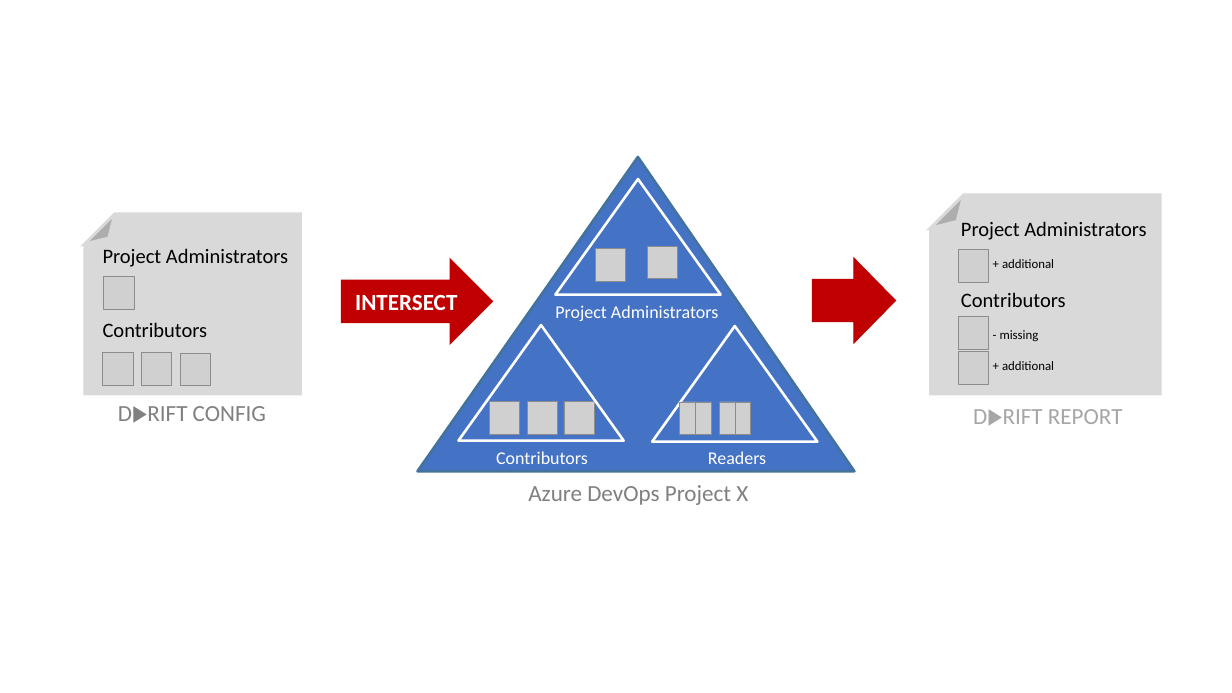
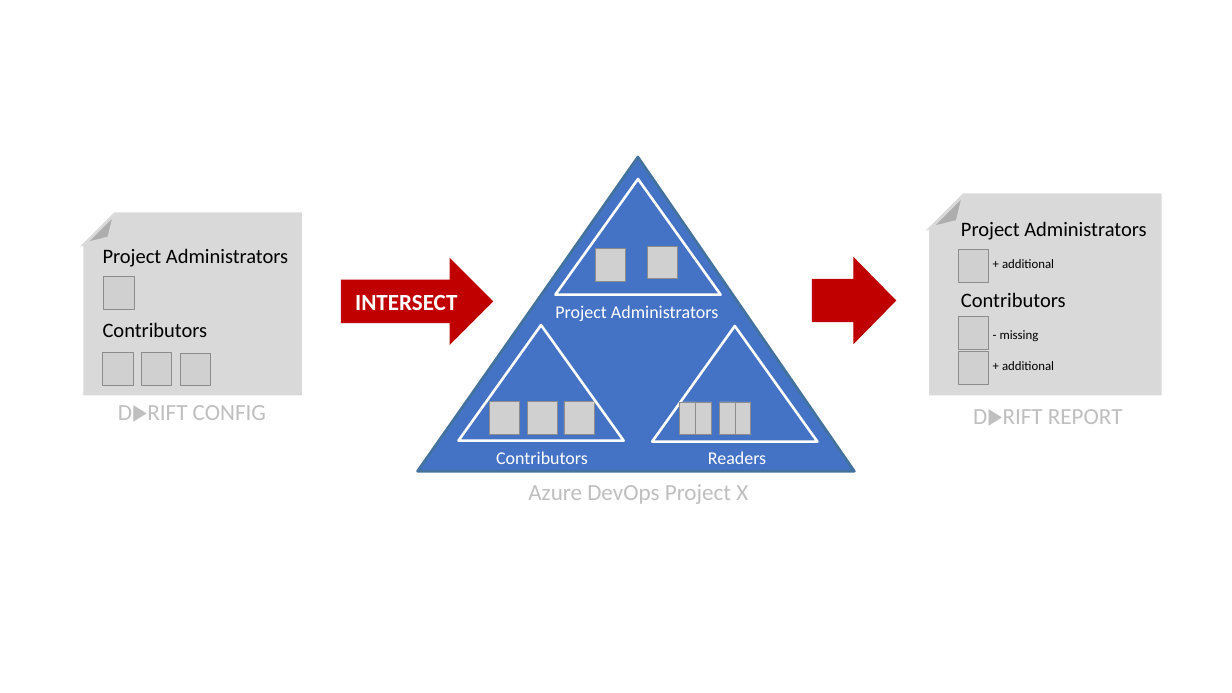
Before and after one commit to ALM-Rangers/azure-devops-anti-drift, a slide deck: slide 2 of images/illustrations.pptx. Drawn at 1232x693 pixels with LibreOffice and Linux fonts; fonts in the diff are those of the drawing; grey boxes stand for pictures. Boxes give left, top, right and bottom in pixels: in the first picture for what was removed or moved away, otherwise in the second. Text is boxed around its words. In the diff, an @@ line names an element or a change of style, - is before the commit and + after.

```diff
--- a/images/illustrations.pptx
+++ b/images/illustrations.pptx
@@ text "D▶RIFT CONFIG" at bbox=[118, 405, 266, 420]: text colour #808080 to #BFBFBF @@
@@ text "D▶RIFT REPORT" at bbox=[973, 409, 1123, 424]: text colour #A6A6A6 to #BFBFBF @@
@@ text "Azure DevOps Project X" at bbox=[528, 484, 748, 504]: text colour #808080 to #BFBFBF @@
```
Also in this commit, not shown: 2 other slides changed, 3 other files.
